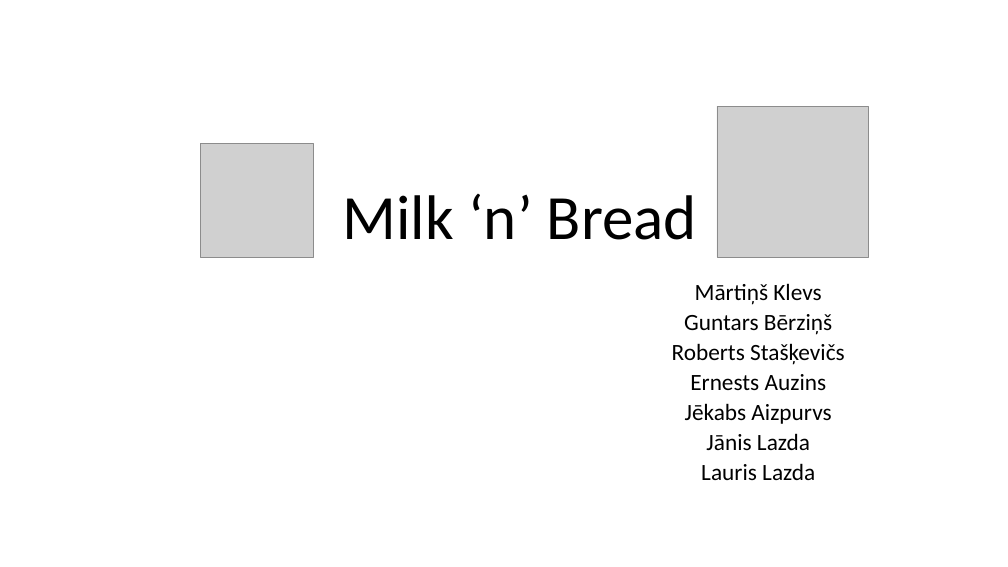
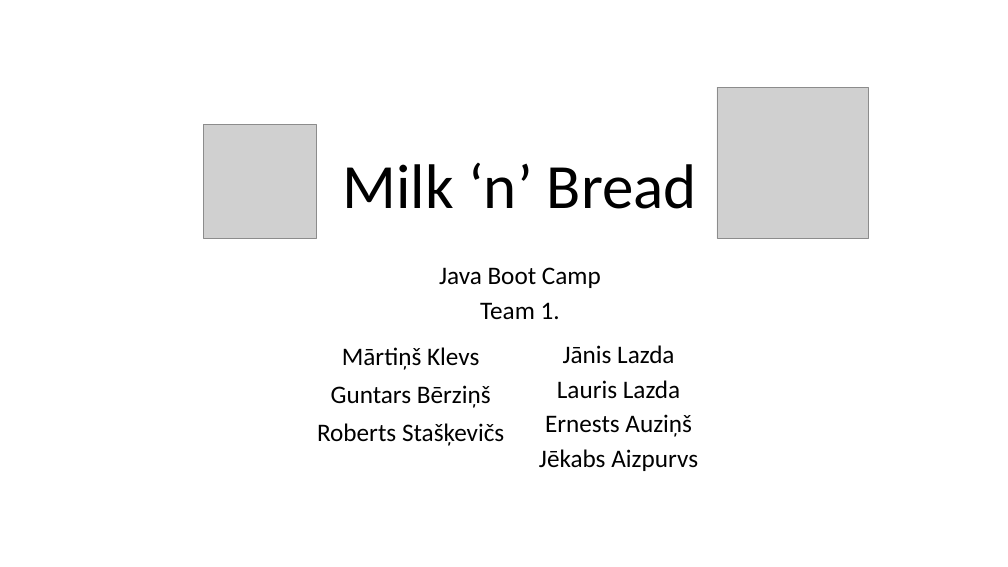
Before and after one commit to bricht/piens-un-maize, a slide deck: slide 1 of presentation/MilknBread.pptx. Drawn at 1008x567 pixels with LibreOffice and Linux fonts; fonts in the diff are those of the drawing; grey boxes stand for pictures. Boxes give left, top, right and bottom in pixels: in the first picture for what was removed or moved away, otherwise in the second. Text is boxed around its words. In the diff, an @@ line names an element or a change of style, - is before the commit and + after.

```diff
--- a/presentation/MilknBread.pptx
+++ b/presentation/MilknBread.pptx
@@ picture: place and size @@
-picture at (717, 106, 868, 257)
+picture at (717, 87, 868, 238)
@@ title "Milk ‘n’ Bread": place and size @@
-title "Milk ‘n’ Bread" at (343, 194, 697, 240)
+title "Milk ‘n’ Bread" at (343, 163, 697, 209)
@@ picture: place and size @@
-picture at (200, 144, 314, 257)
+picture at (203, 125, 317, 238)
@@ text added at (439, 267, 601, 319), 24 pt, text #000000 @@
+Java Boot Camp
+Team 1.
@@ subtitle at (672, 283, 845, 424): paragraphs removed @@
-Mārtiņš Klevs
-Guntars Bērziņš
-Roberts Stašķevičs
-Ernests Auzins
-Jēkabs Aizpurvs
@@ text added at (317, 347, 504, 446), 24 pt, text #000000 @@
+Mārtiņš Klevs
+Guntars Bērziņš
+Roberts Stašķevičs
@@ subtitle "Jānis Lazda": place and size @@
-subtitle "Jānis Lazda" at (672, 283, 845, 480)
+subtitle "Jānis Lazda" at (539, 345, 698, 471)
@@ subtitle at (557, 345, 680, 399): size 22.2 to 24 pt in "Jānis Lazda", "Lauris Lazda"; line spacing 0.7 to 0.8 @@
@@ subtitle at (539, 414, 698, 471): paragraphs added @@
+Ernests Auziņš
+Jēkabs Aizpurvs
```
Also in this commit, not shown: 5 other slides changed, 1 other file.
